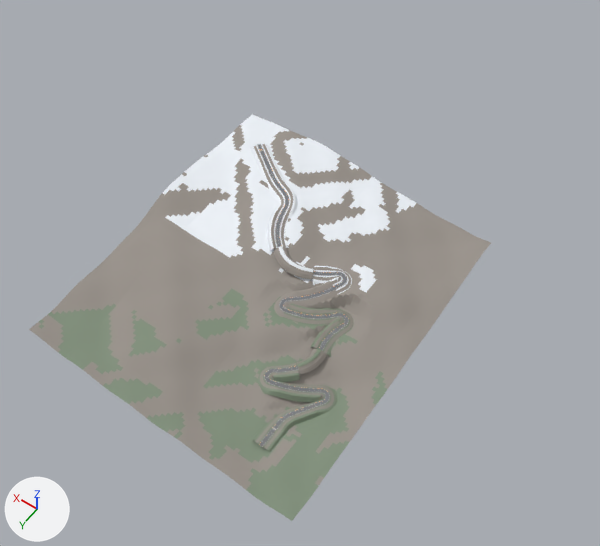
Renders of the FBX model Assets/Maps/DagTirmanisi/Dag_Yol.fbx from each side of a commit.
Before and after are seen from a 50 mm lens placed at (-898.0, 1016.0, 2725.0), pointed at (310.0, -675.0, 68.0). Lighting does not change. The marker at lower left points along +X, +Y and +Z. The older version comes first. Where no turn or scale is listed for an object, it has been applied to the vertices. Vertices at exactly the same position are counted once.

In view in the first picture: 'Arazi_Dis_01', 'Arazi_Dis_02', 'Arazi_Dis_03', 'Arazi_Dis_04', 'Arazi_Yamac_01', 'Arazi_Yamac_02', 'Arazi_Yamac_03', 'Arazi_Yamac_04', 'Yol_Yuzey' and 7 more.
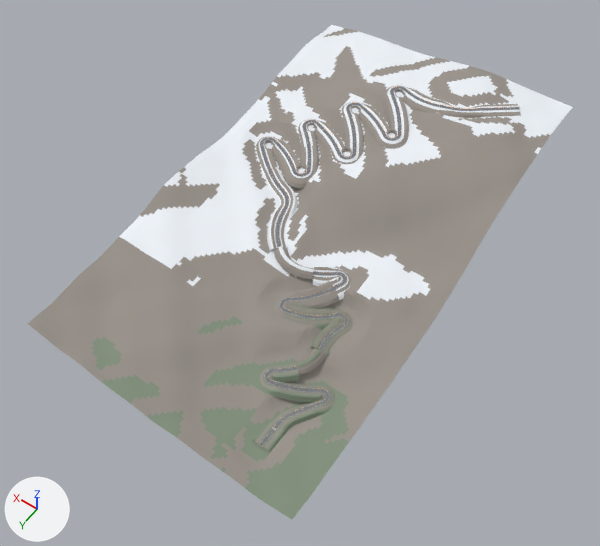
What differs and where, as boxes (x1, y1, x2, y2) in the pictures (600 x 546 px):
'Arazi_Dis_04', reshaped (8% narrower, 7% shorter): before (269, 172, 491, 369); after (240, 225, 445, 408)
'Arazi_Dis_01', reshaped (12% narrower, 13% shorter): before (29, 209, 269, 423); after (27, 237, 239, 422)
'Arazi_Dis_02', reshaped (12% narrower, 16% shorter): before (153, 283, 401, 521); after (154, 320, 373, 520)
'Arazi_Dis_03', reshaped (9% narrower): before (151, 114, 366, 282); after (119, 155, 315, 320)
'Arazi_Dis_06', added: after (316, 133, 516, 302)
'Arazi_Dis_08', added: after (387, 59, 573, 186)
'Arazi_Dis_07', added: after (269, 25, 444, 123)
'Arazi_Dis_05', added: after (199, 87, 374, 225)
'Yol_Yuzey', reshaped (187% wider, 20% taller): before (258, 145, 348, 446); after (259, 86, 519, 446)
'Arazi_Yamac_07', added: after (341, 102, 409, 149)
'Arazi_Yamac_05', added: after (256, 137, 319, 188)
'Arazi_Yamac_08', added: after (383, 85, 521, 118)
'Arazi_Yamac_06', added: after (298, 119, 364, 164)
part 3 of me_yol_yuzey_mesh, built on: before (258, 145, 270, 167); after (260, 86, 519, 176)

Patch to the scene script:
```diff
--- a/Assets/Maps/DagTirmanisi/Dag_Yol.fbx.py
+++ b/Assets/Maps/DagTirmanisi/Dag_Yol.fbx.py
@@ me_arazi_dis_01_mesh @@
-me_arazi_dis_01_mesh.from_pydata(...)  # 1755 vertices, 1672 faces; spans x 360.0..976.0, y -534.0..165.0, z 25.0..154.0
+me_arazi_dis_01_mesh.from_pydata(...)  # 1353 vertices, 1280 faces; spans x 357.0..969.0, y -341.0..165.0, z 42.0..166.0
+# me_arazi_dis_01_mesh part 1: 1755 vertices removed from x 360.0..976.0, y -534.0..165.0, z 25.0..154.0; 1353 vertices added at x 357.0..969.0, y -341.0..165.0, z 42.0..166.0
 me_arazi_dis_01_mesh.materials.append(mat_mat_toprakkar)
@@ me_arazi_dis_02_mesh @@
-me_arazi_dis_02_mesh.from_pydata(...)  # 1755 vertices, 1672 faces; spans x -256.0..360.0, y -534.0..165.0, z -15.0..117.0
+me_arazi_dis_02_mesh.from_pydata(...)  # 1353 vertices, 1280 faces; spans x -256.0..357.0, y -341.0..165.0, z -9.0..87.0
+# me_arazi_dis_02_mesh part 4: 1755 vertices removed from x -256.0..360.0, y -534.0..165.0, z -15.0..117.0; 1353 vertices added at x -256.0..357.0, y -341.0..165.0, z -9.0..87.0
 me_arazi_dis_02_mesh.materials.append(mat_mat_toprakkar)
@@ me_yol_yuzey_mesh @@
-me_yol_yuzey_mesh.from_pydata(...)  # 6986 vertices, 5982 faces; spans x -99.0..815.0, y -1074.0..0.0, z 0.0..195.0
+me_yol_yuzey_mesh.from_pydata(...)  # 14091 vertices, 12072 faces; spans x -99.0..812.0, y -1700.0..0.0, z 0.0..414.0
+# me_yol_yuzey_mesh part 3: 386 vertices removed from x 697.0..815.0, y -1074.0..-981.0, z 195.0; 7491 vertices added at x -89.0..812.0, y -1700.0..-980.0, z 196.0..414.0
 me_yol_yuzey_mesh.materials.append(mat_mat_asfalt)
@@ me_arazi_dis_03_mesh @@
-me_arazi_dis_03_mesh.from_pydata(...)  # 1755 vertices, 1672 faces; spans x 360.0..976.0, y -1233.0..-534.0, z 117.0..209.0
+me_arazi_dis_03_mesh.from_pydata(...)  # 1353 vertices, 1280 faces; spans x 357.0..969.0, y -847.0..-341.0, z 87.0..226.0
+# me_arazi_dis_03_mesh part 2: 1755 vertices removed from x 360.0..976.0, y -1233.0..-534.0, z 117.0..209.0; 1353 vertices added at x 357.0..969.0, y -847.0..-341.0, z 87.0..226.0
 me_arazi_dis_03_mesh.materials.append(mat_mat_kar)
@@ me_arazi_dis_04_mesh @@
-me_arazi_dis_04_mesh.from_pydata(...)  # 1755 vertices, 1672 faces; spans x -256.0..360.0, y -1233.0..-534.0, z 51.0..164.0
+me_arazi_dis_04_mesh.from_pydata(...)  # 1353 vertices, 1280 faces; spans x -256.0..357.0, y -847.0..-341.0, z 9.0..170.0
+# me_arazi_dis_04_mesh part 5: 1755 vertices removed from x -256.0..360.0, y -1233.0..-534.0, z 51.0..164.0; 1353 vertices added at x -256.0..357.0, y -847.0..-341.0, z 9.0..170.0
 me_arazi_dis_04_mesh.materials.append(mat_mat_kar)
@@ ob_arazi_dis_08 @@
+ob_arazi_dis_08 = bpy.data.objects.new('Arazi_Dis_08', me_arazi_dis_08_mesh)  # 1353 vertices, 1280 faces; spans x -256.0..357.0, y -1859.0..-1353.0, z 332.0..425.0; in mat_mat_kar (white #eff3f9), mat_mat_kaya (grey #99938b)
+ob_arazi_dis_08.location = (0.0, 0.0, 0.0)
@@ ob_arazi_yamac_05 @@
+ob_arazi_yamac_05 = bpy.data.objects.new('Arazi_Yamac_05', me_arazi_yamac_05_mesh)  # 4860 vertices, 4035 faces; spans x 473.0..848.0, y -1168.0..-943.0, z 165.0..258.0; in mat_mat_kaya (grey #99938b), mat_mat_kar (white #eff3f9)
+ob_arazi_yamac_05.location = (0.0, 0.0, 0.0)
@@ ob_arazi_yamac_06 @@
+ob_arazi_yamac_06 = bpy.data.objects.new('Arazi_Yamac_06', me_arazi_yamac_06_mesh)  # 4860 vertices, 4035 faces; spans x 342.0..726.0, y -1327.0..-1086.0, z 221.0..318.0; in mat_mat_kaya (grey #99938b), mat_mat_kar (white #eff3f9)
+ob_arazi_yamac_06.location = (0.0, 0.0, 0.0)
@@ ob_arazi_yamac_07 @@
+ob_arazi_yamac_07 = bpy.data.objects.new('Arazi_Yamac_07', me_arazi_yamac_07_mesh)  # 4860 vertices, 4035 faces; spans x 219.0..599.0, y -1492.0..-1236.0, z 281.0..379.0; in mat_mat_kaya (grey #99938b), mat_mat_kar (white #eff3f9)
+ob_arazi_yamac_07.location = (0.0, 0.0, 0.0)
@@ ob_arazi_dis_05 @@
+ob_arazi_dis_05 = bpy.data.objects.new('Arazi_Dis_05', me_arazi_dis_05_mesh)  # 1353 vertices, 1280 faces; spans x 357.0..969.0, y -1353.0..-847.0, z 167.0..335.0; in mat_mat_kar (white #eff3f9), mat_mat_kaya (grey #99938b)
+ob_arazi_dis_05.location = (0.0, 0.0, 0.0)
@@ ob_arazi_yamac_08 @@
+ob_arazi_yamac_08 = bpy.data.objects.new('Arazi_Yamac_08', me_arazi_yamac_08_mesh)  # 4860 vertices, 4035 faces; spans x -111.0..469.0, y -1729.0..-1429.0, z 342.0..417.0; in mat_mat_kaya (grey #99938b), mat_mat_kar (white #eff3f9)
+ob_arazi_yamac_08.location = (0.0, 0.0, 0.0)
@@ ob_arazi_dis_07 @@
+ob_arazi_dis_07 = bpy.data.objects.new('Arazi_Dis_07', me_arazi_dis_07_mesh)  # 1353 vertices, 1280 faces; spans x 357.0..969.0, y -1859.0..-1353.0, z 250.0..376.0; in mat_mat_kar (white #eff3f9), mat_mat_kaya (grey #99938b)
+ob_arazi_dis_07.location = (0.0, 0.0, 0.0)
@@ ob_arazi_dis_06 @@
+ob_arazi_dis_06 = bpy.data.objects.new('Arazi_Dis_06', me_arazi_dis_06_mesh)  # 1353 vertices, 1280 faces; spans x -256.0..357.0, y -1353.0..-847.0, z 128.0..372.0; in mat_mat_kar (white #eff3f9), mat_mat_kaya (grey #99938b)
+ob_arazi_dis_06.location = (0.0, 0.0, 0.0)
```
